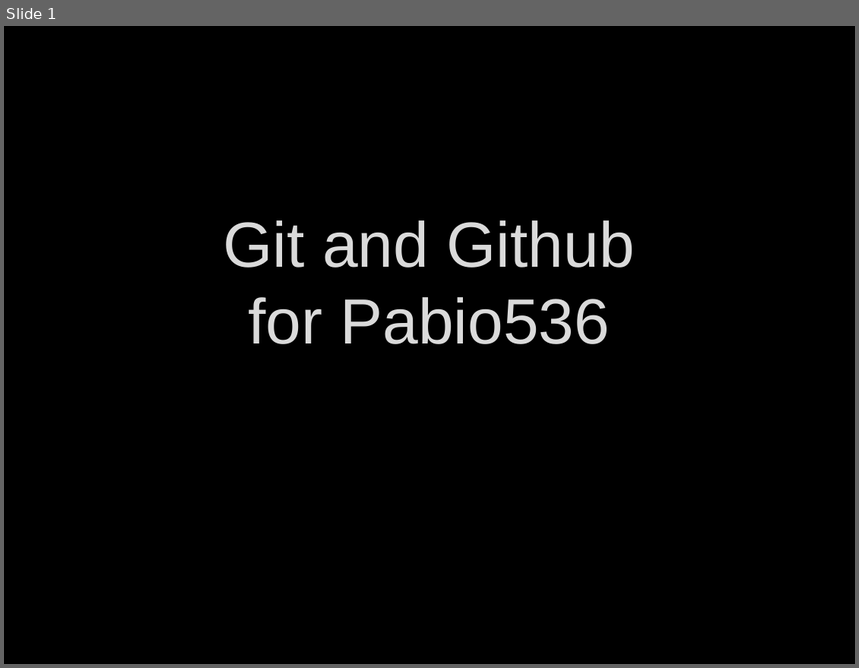
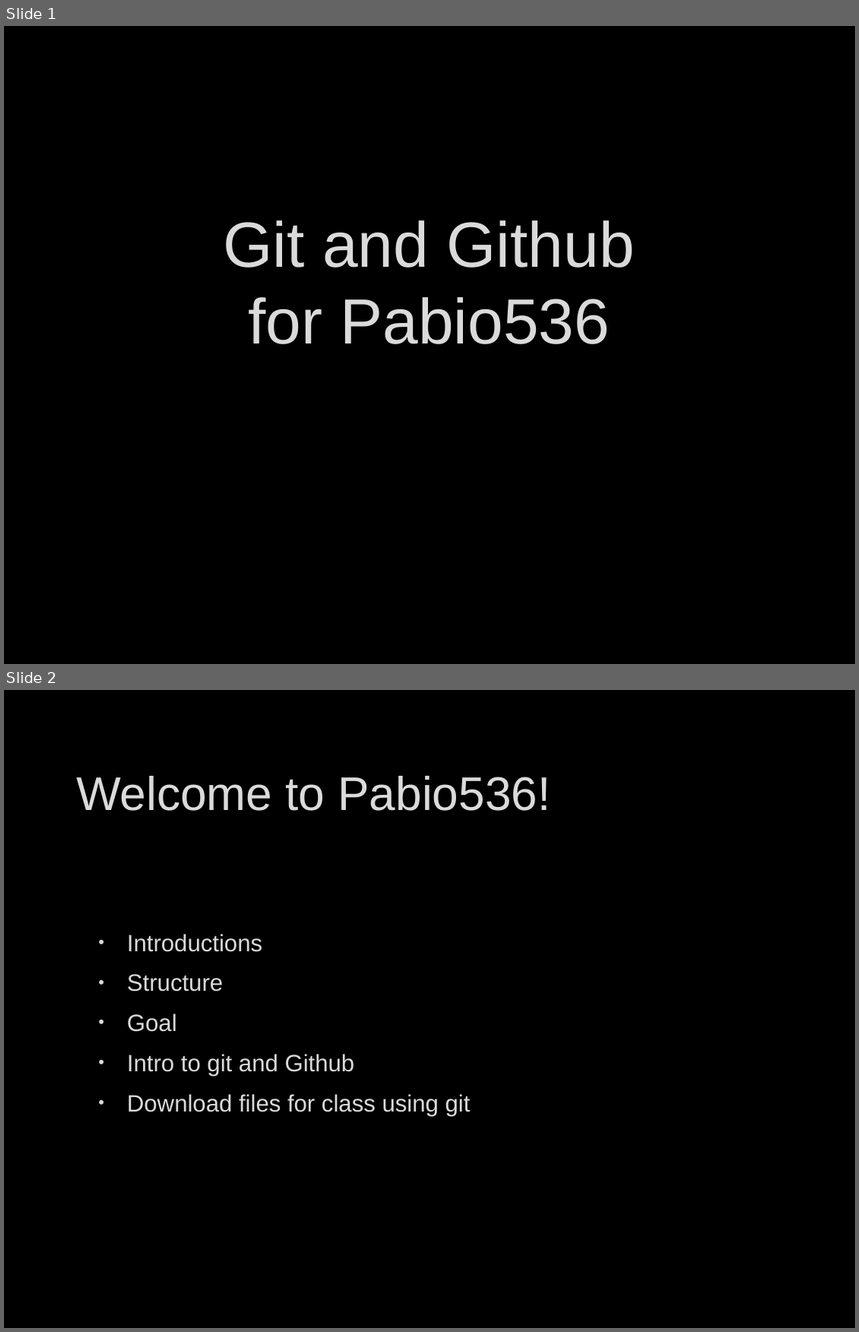
Before and after one commit to fdmast/Pabio536, a slide deck: C1_Introduction/ClassOne.GithubIntro.pptx. Shown one above the other, each under a label of ours: slide 1 before the commit, slides 1 and 2 after it. The pictures are 859x668 and 859x1332 pixels, drawn with LibreOffice and Linux fonts; fonts in the diff are those of the drawing; background and template pictures are left out. Boxes give left, top, right and bottom in pixels: in the first picture for what was removed or moved away, otherwise in the second. Text is boxed around its words. In the diff, an @@ line names an element or a change of style, - is before the commit and + after.

Commit message:
Complete overhaul of Class 3

```diff
--- a/C1_Introduction/ClassOne.GithubIntro.pptx
+++ b/C1_Introduction/ClassOne.GithubIntro.pptx
@@ slide 2 added at <box>4,690,855,1328</box>, background picture (left out) @@
@@ title added at <box>76,776,550,811</box>, 40 pt, text #DADADA @@
+Welcome to Pabio536!
@@ text added at <box>127,934,471,1117</box>, 20 pt, text #DADADA @@
+• Introductions
+• Structure
+• Goal
+• Intro to git and Github
+• Download files for class using git
```
Also in this commit, not shown: 2 slides changed, 9 other slides added, 11 slides removed, 5 other files.
